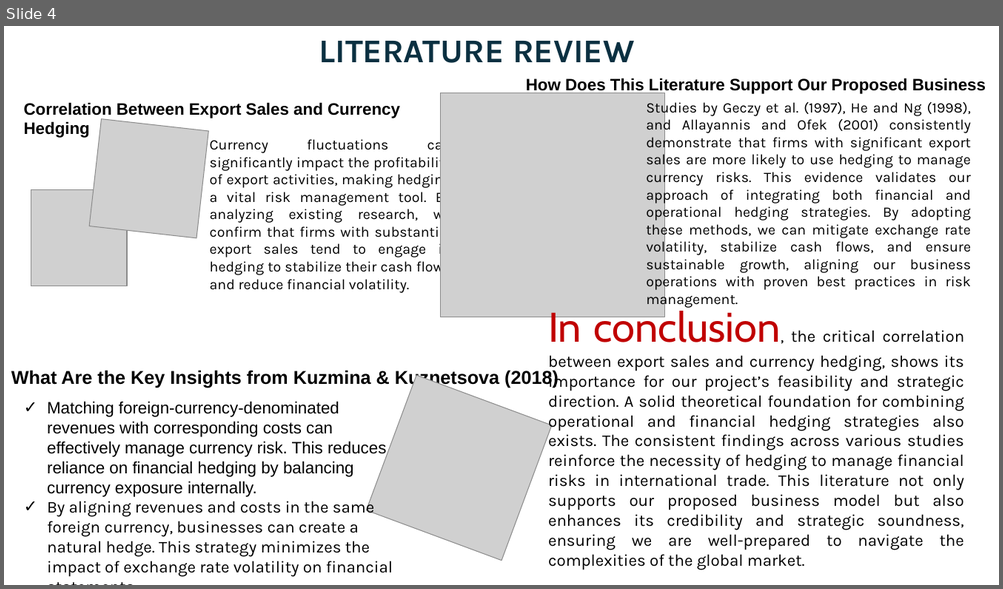
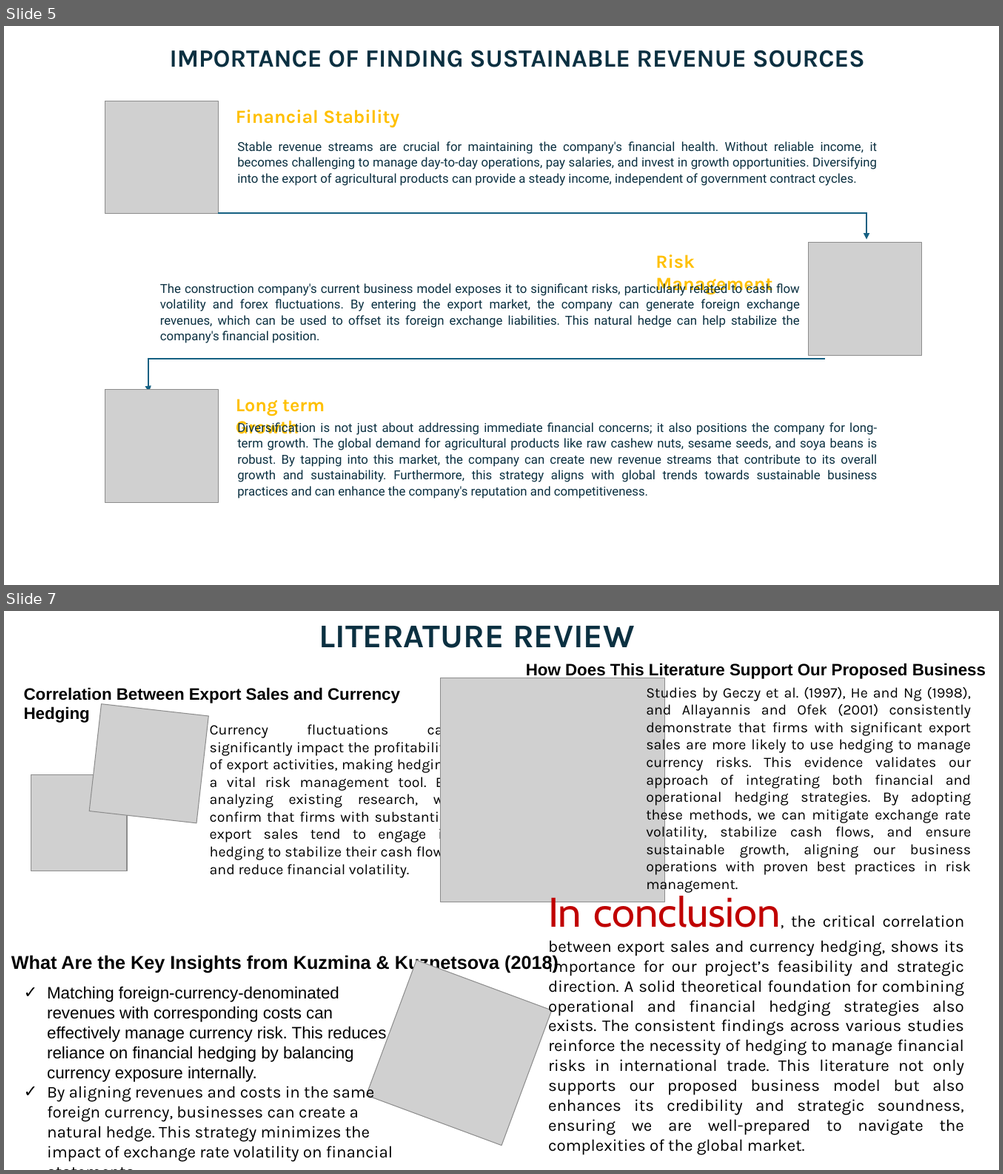
Before and after one commit to Gbekoilias/SustainableBusinessExpansion, a slide deck: Diversification Strategy for Government Construction.pptx. Shown one above the other, each under a label of ours: slide 4 before the commit, slides 5 and 7 after it; the slides between them are not shown. The pictures are 1003x589 and 1003x1174 pixels, drawn with LibreOffice and Linux fonts; fonts in the diff are those of the drawing; grey boxes stand for pictures. Boxes give left, top, right and bottom in pixels: in the first picture for what was removed or moved away, otherwise in the second. Text is boxed around its words. In the diff, an @@ line names an element or a change of style, - is before the commit and + after.

```diff
--- a/Diversification Strategy for Government Construction.pptx
+++ b/Diversification Strategy for Government Construction.pptx
@@ slide 5 added at (4, 26, 999, 585), background #FFFFFF @@
@@ text added at (170, 50, 864, 67), 24 pt, text #0B3041, bold @@
+IMPORTANCE OF FINDING SUSTAINABLE REVENUE SOURCES
@@ picture added at (105, 101, 218, 213) @@
@@ text added at (236, 110, 399, 127), 18 pt, text #FFC000, bold @@
+Financial Stability
@@ text added at (237, 141, 877, 186), 12 pt, text #0B3041 @@
+  Stable revenue streams are crucial for maintaining the company's financial health. Without reliable income, it becomes challenging to manage day-to-day operations, pay salaries, and invest in growth opportunities. Diversifying into the export of agricultural products can provide a steady income, independent of government contract cycles.
@@ elbow arrow added from (218, 213) to (867, 239), #156082 1.5 pt @@
@@ picture added at (808, 243, 922, 357) @@
@@ text added at (655, 255, 772, 295), 18 pt, text #FFC000, bold @@
+Risk Management
@@ text added at (160, 281, 800, 343), 12 pt, text #0B3041 @@
+  The construction company's current business model exposes it to significant risks, particularly related to cash flow volatility and forex fluctuations. By entering the export market, the company can generate foreign exchange revenues, which can be used to offset its foreign exchange liabilities. This natural hedge can help stabilize the company's financial position.
@@ elbow arrow added from (825, 360) to (149, 392), #156082 1.5 pt @@
@@ picture added at (105, 390, 218, 503) @@
@@ text added at (236, 399, 324, 434), 18 pt, text #FFC000, bold @@
+Long term Growth
@@ text added at (237, 421, 877, 499), 12 pt, text #0B3041 @@
+  Diversification is not just about addressing immediate financial concerns; it also positions the company for long-term growth. The global demand for agricultural products like raw cashew nuts, sesame seeds, and soya beans is robust. By tapping into this market, the company can create new revenue streams that contribute to its overall growth and sustainability. Furthermore, this strategy aligns with global trends towards sustainable business practices and can enhance the company's reputation and competitiveness.
@@ what was slide 4 is now slide 7 @@
```
Also in this commit, not shown: 3 slides changed, 2 other slides added.
